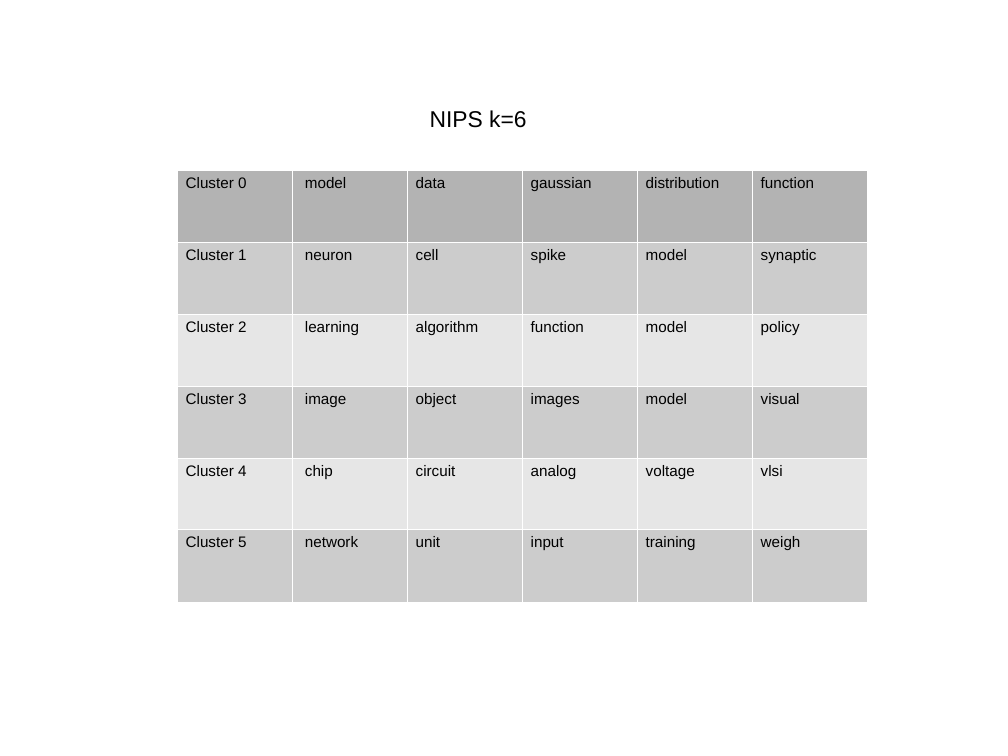
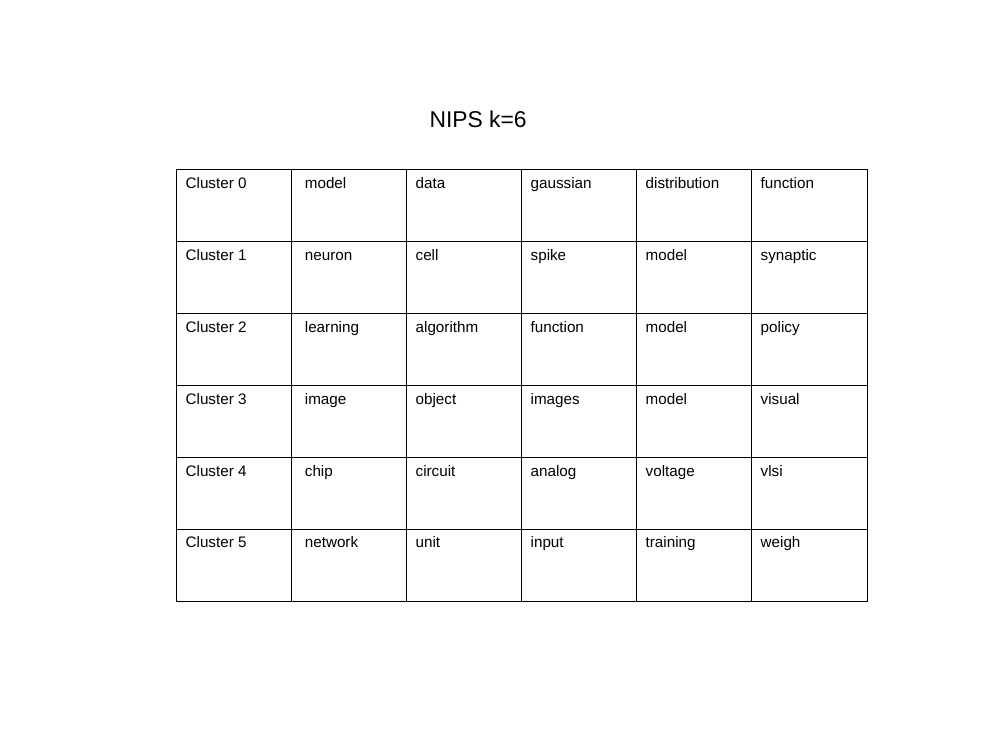
Before and after one commit to vitalv/doc-clustering-topic-modeling, a slide deck: slide 13 of doc-clustering-topic-modeling.odp (slide 10 before the commit). Drawn at 1008x756 pixels with LibreOffice and Linux fonts; fonts in the diff are those of the drawing. Boxes give left, top, right and bottom in pixels: in the first picture for what was removed or moved away, otherwise in the second. Text is boxed around its words. In the diff, an @@ line names an element or a change of style, - is before the commit and + after.

```diff
--- a/doc-clustering-topic-modeling.odp
+++ b/doc-clustering-topic-modeling.odp
@@ table at (177, 170, 868, 602) @@
@@ fill #B3B3B3 to none in row 1 @@
@@ fill #CCCCCC to none in 18 cells @@
@@ fill #E6E6E6 to none in 12 cells @@
@@ borders changed @@
```
Also in this commit, not shown: 3 other slides changed, 3 slides added, 3 other files.
